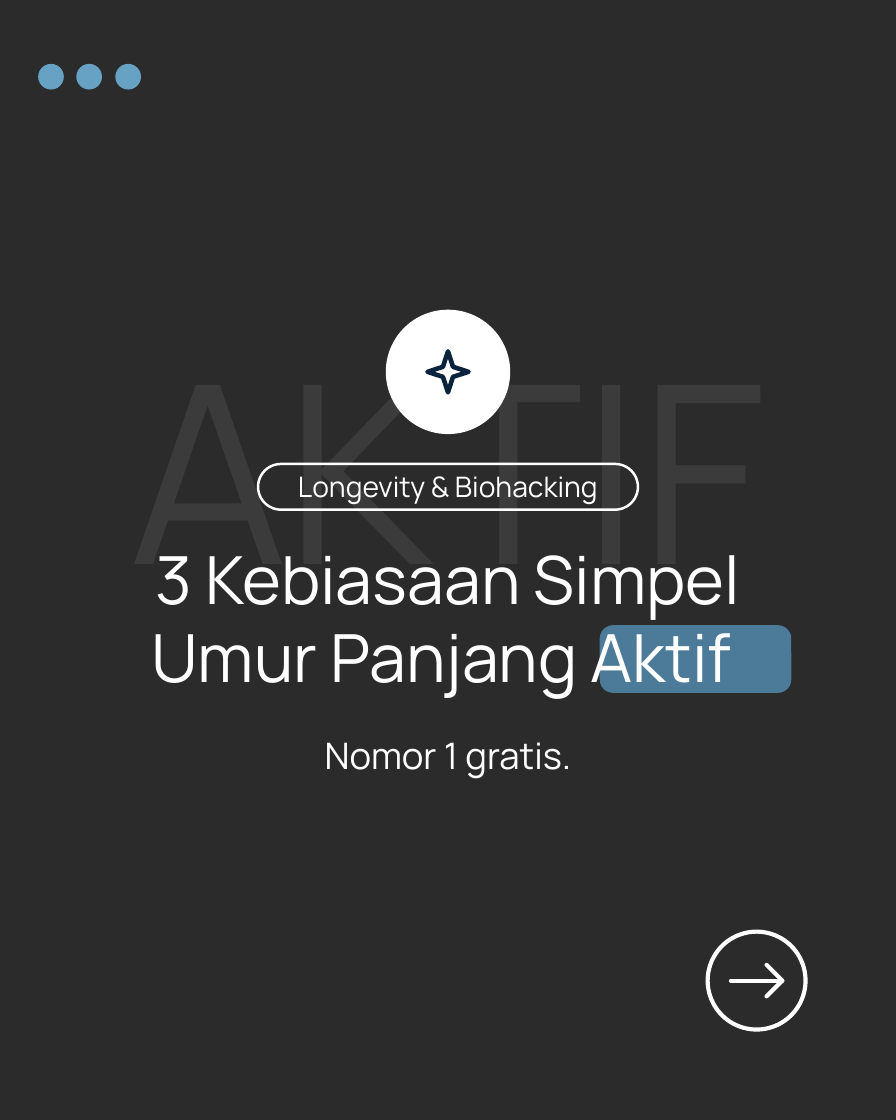
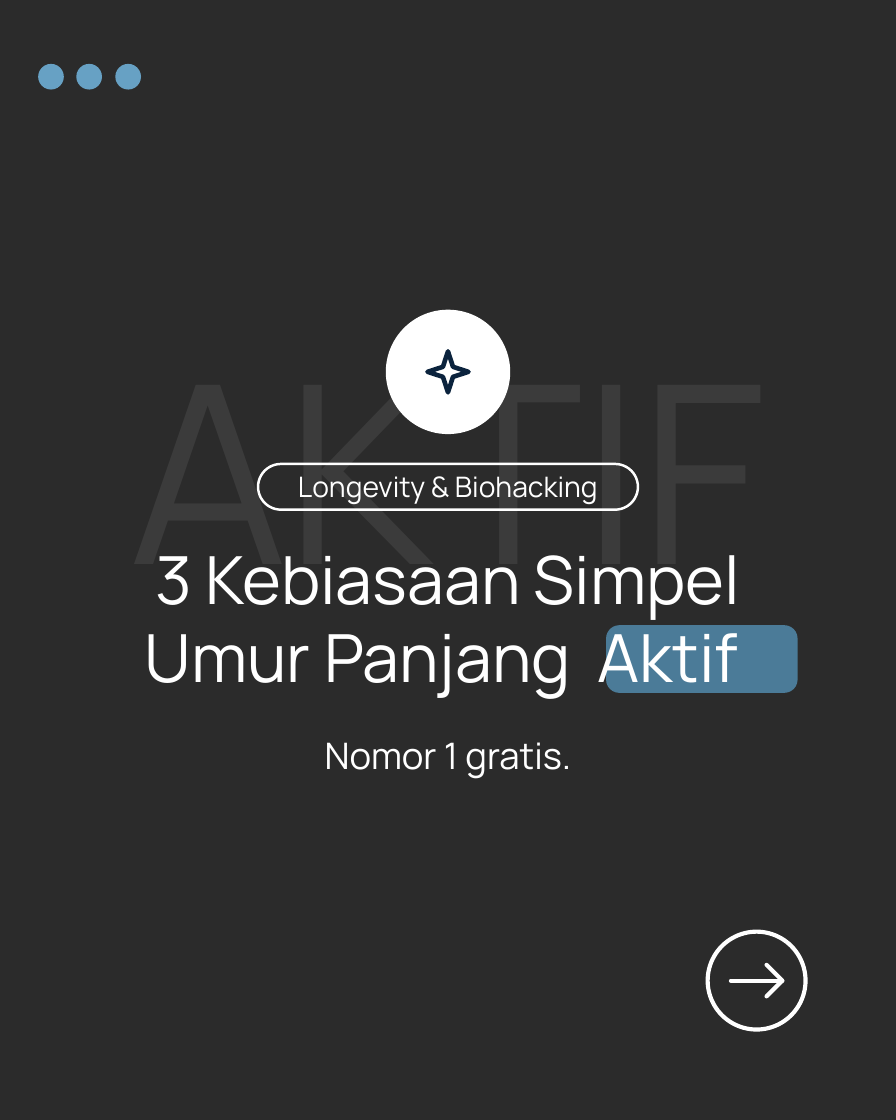
Before and after one commit to aljihadjundy-oss/jundy-aljihad, a slide deck: slide 1 of carousel-output/C09-3-kebiasaan-umur-panjang/C09.pptx. Drawn at 896x1120 pixels with LibreOffice and Linux fonts; fonts in the diff are those of the drawing; background and template pictures are left out; a plain dark background stands for a picture behind light text. Boxes give left, top, right and bottom in pixels: in the first picture for what was removed or moved away, otherwise in the second. Text is boxed around its words. In the diff, an @@ line names an element or a change of style, - is before the commit and + after.

```diff
--- a/carousel-output/C09-3-kebiasaan-umur-panjang/C09.pptx
+++ b/carousel-output/C09-3-kebiasaan-umur-panjang/C09.pptx
@@ text "3 Kebiasaan Simpel Umur Panjang ..." rewrapped from (x1=151, y1=555, x2=740, y2=700) to (x1=145, y1=555, x2=740, y2=700) @@
@@ rounded rectangle moved from (x1=600, y1=625, x2=792, y2=693) to (x1=606, y1=625, x2=798, y2=693) @@
```
Also in this commit, not shown: 13 other files.
